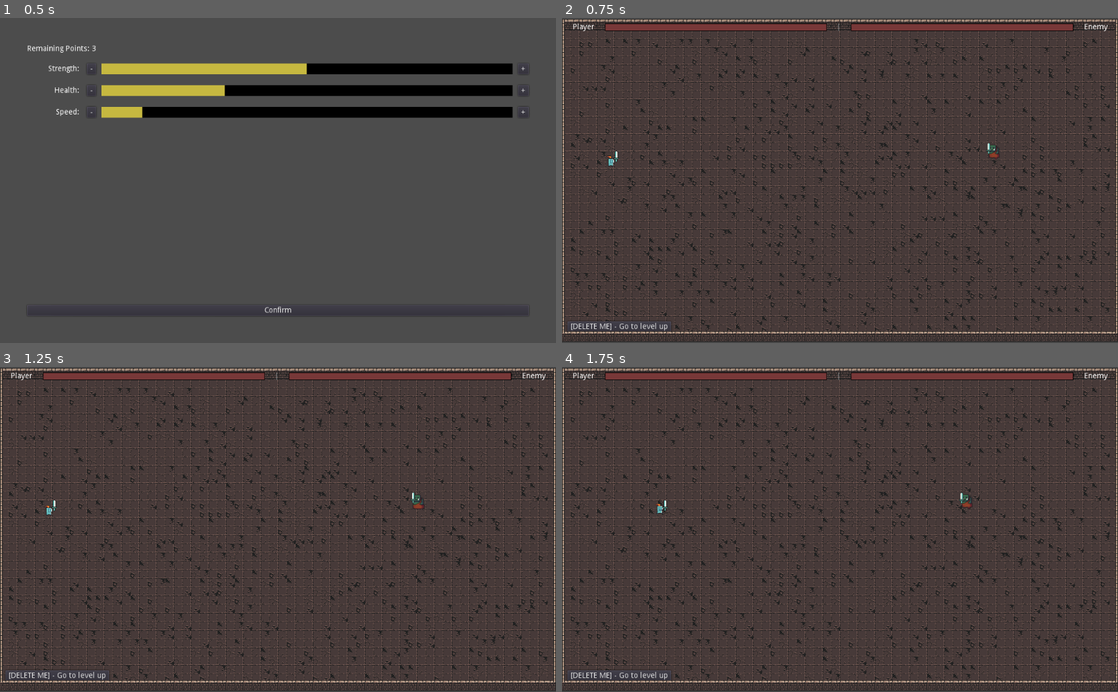
Above: before the commit, frames 1-4 (two rows, left to right).
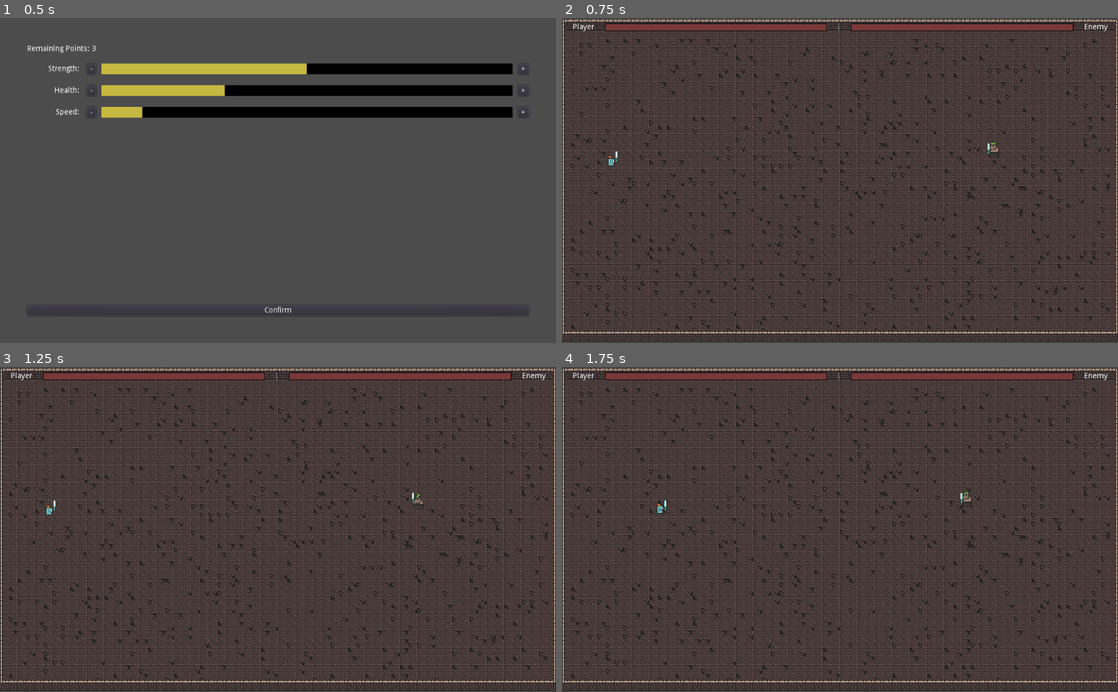
Above: after the commit, the same moments.

Repository: josephmbustamante/ludum-dare-45
Game: Godot game, scene res://Scenes/LevelUp.tscn
The game is run twice, just before and just after one commit, with the same random seed, the same clock (stepped at 60 frames per second) and the same inputs. This scene is started directly instead of the project's main scene.
Inputs (mouse positions are in pixels of both pictures, inside the frame that each line leads up to):
- Up to frame 1 (0.5 s): no input
- Up to frame 2 (0.75 s): click "Confirm" at 0.5 s
- Up to frame 3 (1.25 s): no input
- Up to frame 4 (1.75 s): tap Enter at 1.25 s; move the mouse to (962, 513) at 1.27 s; hold Right (right) from 1.28 s (still down); click (962, 513) at 1.35 s

Frame 1 is identical in both runs. In frame 2, 0.3% of the frame differs, in the area x 0-79%, y 38-97%; in frame 3, 0.3%; in frame 4, 0.3%, in the area x 0-74%, y 38-97%.

Commit message:
Go to level up screen upon enemy death

Diff:
--- a/Scenes/Main.tscn
+++ b/Scenes/Main.tscn
@@ -30,12 +30,4 @@
 [node name="BattleUI" parent="." instance=ExtResource( 4 )]
 margin_right = 1025.0
 margin_bottom = 610.0
-
-[node name="Button" type="Button" parent="."]
-margin_left = 10.0
-margin_top = 570.0
-margin_right = 22.0
-margin_bottom = 590.0
-text = "[DELETE ME] - Go to level up"
 [connection signal="player_health_changed" from="Player" to="BattleUI" method="handle_player_health_changed"]
-[connection signal="pressed" from="Button" to="." method="_on_Button_pressed"]
--- a/Scenes/Player.tscn
+++ b/Scenes/Player.tscn
@@ -1,33 +1,33 @@
 [gd_scene load_steps=15 format=2]
 
 [ext_resource path="res://Scripts/Player.gd" type="Script" id=1]
-[ext_resource path="res://Assets/Sprites/knight_m_hit_anim_f0.png" type="Texture" id=2]
-[ext_resource path="res://Assets/Sprites/knight_m_run_anim_f0.png" type="Texture" id=3]
-[ext_resource path="res://Assets/Sprites/knight_m_run_anim_f1.png" type="Texture" id=4]
-[ext_resource path="res://Assets/Sprites/knight_m_run_anim_f2.png" type="Texture" id=5]
-[ext_resource path="res://Assets/Sprites/knight_m_run_anim_f3.png" type="Texture" id=6]
-[ext_resource path="res://Assets/Sprites/knight_m_idle_anim_f0.png" type="Texture" id=7]
-[ext_resource path="res://Assets/Sprites/knight_m_idle_anim_f1.png" type="Texture" id=8]
-[ext_resource path="res://Assets/Sprites/knight_m_idle_anim_f2.png" type="Texture" id=9]
-[ext_resource path="res://Assets/Sprites/knight_m_idle_anim_f3.png" type="Texture" id=10]
+[ext_resource path="res://Assets/Sprites/knight_m_idle_anim_f0.png" type="Texture" id=2]
+[ext_resource path="res://Assets/Sprites/knight_m_idle_anim_f1.png" type="Texture" id=3]
+[ext_resource path="res://Assets/Sprites/knight_m_idle_anim_f2.png" type="Texture" id=4]
+[ext_resource path="res://Assets/Sprites/knight_m_idle_anim_f3.png" type="Texture" id=5]
+[ext_resource path="res://Assets/Sprites/knight_m_hit_anim_f0.png" type="Texture" id=6]
+[ext_resource path="res://Assets/Sprites/knight_m_run_anim_f0.png" type="Texture" id=7]
+[ext_resource path="res://Assets/Sprites/knight_m_run_anim_f1.png" type="Texture" id=8]
+[ext_resource path="res://Assets/Sprites/knight_m_run_anim_f2.png" type="Texture" id=9]
+[ext_resource path="res://Assets/Sprites/knight_m_run_anim_f3.png" type="Texture" id=10]
 [ext_resource path="res://Scenes/Weapon.tscn" type="PackedScene" id=11]
 [ext_resource path="res://Resources/HitAnimation.tres" type="Animation" id=12]
 
 [sub_resource type="SpriteFrames" id=1]
 animations = [ {
-"frames": [ ExtResource( 2 ) ],
+"frames": [ ExtResource( 2 ), ExtResource( 3 ), ExtResource( 4 ), ExtResource( 5 ) ],
+"loop": true,
+"name": "idle",
+"speed": 12.0
+}, {
+"frames": [ ExtResource( 6 ) ],
 "loop": true,
 "name": "hit",
 "speed": 12.0
 }, {
-"frames": [ ExtResource( 3 ), ExtResource( 4 ), ExtResource( 5 ), ExtResource( 6 ) ],
+"frames": [ ExtResource( 7 ), ExtResource( 8 ), ExtResource( 9 ), ExtResource( 10 ) ],
 "loop": true,
 "name": "run",
-"speed": 12.0
-}, {
-"frames": [ ExtResource( 7 ), ExtResource( 8 ), ExtResource( 9 ), ExtResource( 10 ) ],
-"loop": true,
-"name": "idle",
 "speed": 12.0
 } ]
 
--- a/Scripts/Enemy.gd
+++ b/Scripts/Enemy.gd
@@ -51,4 +51,6 @@
 	print("Enemy was hit, new health: ", health)
 	emit_signal("enemy_health_changed", health)
 	if health <= 0:
+		Global.current_stage += 1
+		Global.goto_scene("res://Scenes/LevelUp.tscn")
 		queue_free()
--- a/Scripts/LevelUp.gd
+++ b/Scripts/LevelUp.gd
@@ -68,5 +68,4 @@
 
 
 func _on_Confirm_pressed():
-	Global.current_stage += 1
 	Global.goto_scene("res://Scenes/Main.tscn")
--- a/Scripts/Main.gd
+++ b/Scripts/Main.gd
@@ -14,8 +14,3 @@
 	ui.initialize_player_health(PlayerVariables.maxHealth)
 	ui.initialize_enemy_health(enemy.health)
 	enemy.connect("enemy_health_changed", ui, "handle_enemy_health_changed")
-
-
-
-func _on_Button_pressed():
-	Global.goto_scene("res://Scenes/LevelUp.tscn")
